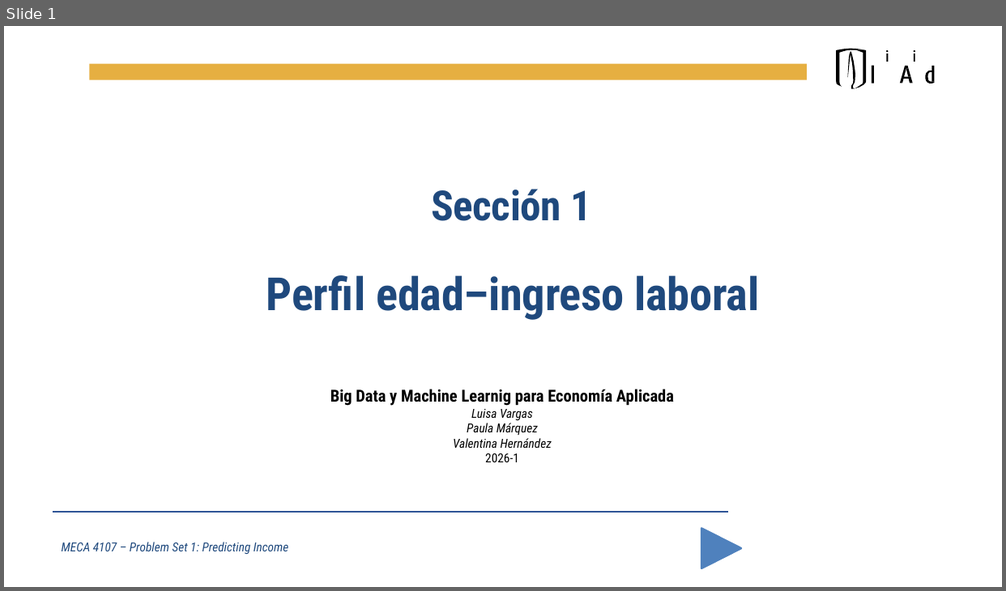
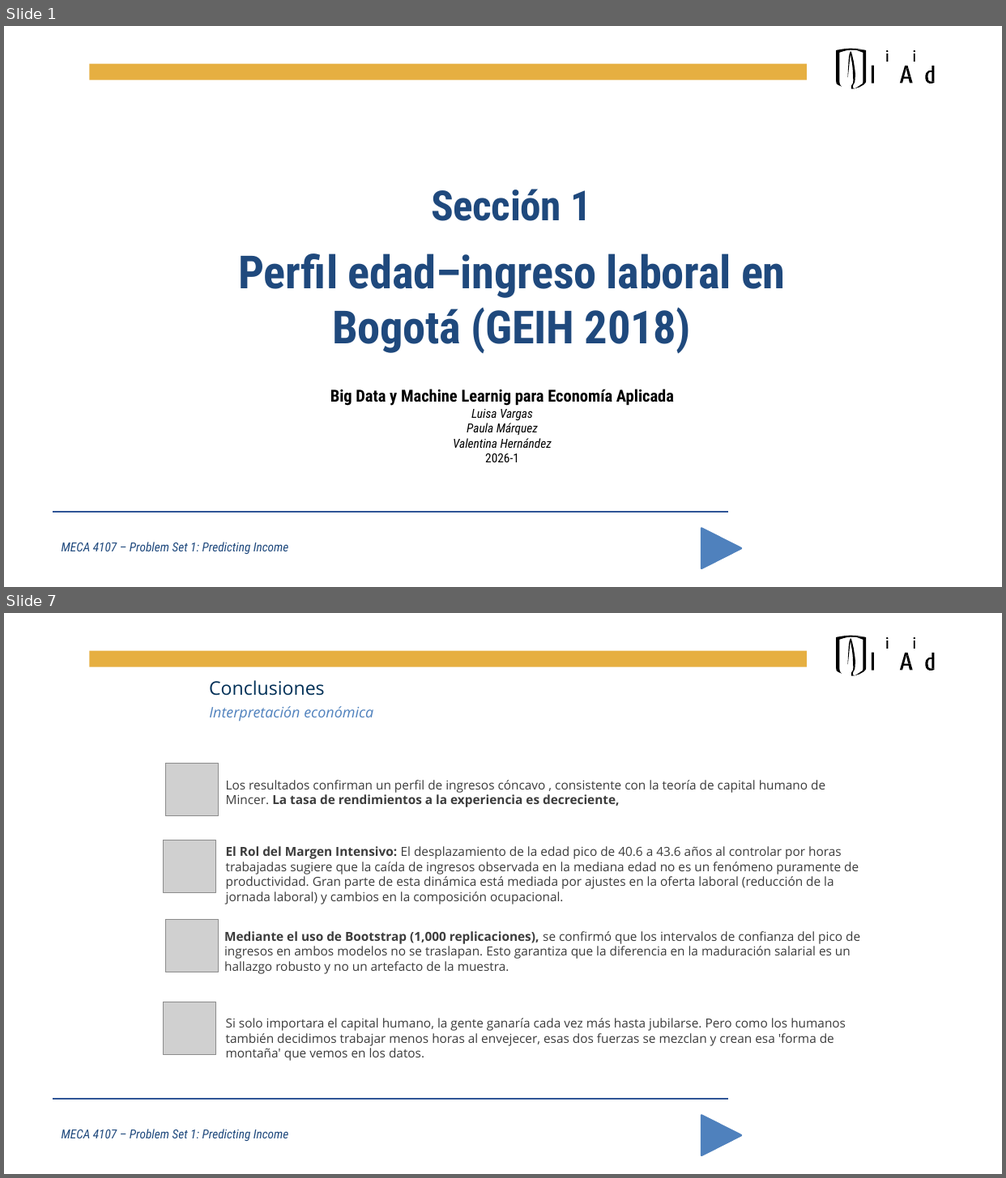
Before and after one commit to Lu2304/Taller-1, a slide deck: 01_section1_age_profile.pptx. Shown one above the other, each under a label of ours: slide 1 before the commit, slides 1 and 7 after it; the slides between them are not shown. The pictures are 1006x591 and 1006x1178 pixels, drawn with LibreOffice and Linux fonts; fonts in the diff are those of the drawing; grey boxes stand for pictures; background and template pictures are left out. Boxes give left, top, right and bottom in pixels: in the first picture for what was removed or moved away, otherwise in the second. Text is boxed around its words. In the diff, an @@ line names an element or a change of style, - is before the commit and + after.

```diff
--- a/01_section1_age_profile.pptx
+++ b/01_section1_age_profile.pptx
@@ slide 7 added at box(4, 613, 1002, 1174), background picture (left out); not listed: 2 template elements that a slide beside it also shows @@
@@ group added at box(808, 636, 1002, 692): 6 freeform shapes, 1 rectangle @@
@@ text added at box(209, 680, 325, 696), 18 pt, text #003057 @@
+Conclusiones
@@ text added at box(209, 706, 373, 722), 14 pt, text #4F81BD, italic @@
+Interpretación económica
@@ picture added at box(166, 764, 219, 816) @@
@@ text added at box(226, 780, 825, 807), 12 pt, text #3C3C3C @@
+Los resultados confirman un perfil de ingresos cóncavo , consistente con la teoría de capital humano de Mincer. La tasa de rendimientos a la experiencia es decreciente,
@@ picture added at box(163, 840, 216, 893) @@
@@ text added at box(226, 846, 859, 905), 12 pt, text #3C3C3C @@
+El Rol del Margen Intensivo: El desplazamiento de la edad pico de 40.6 a 43.6 años al controlar por horas trabajadas sugiere que la caída de ingresos observada en la mediana edad no es un fenómeno puramente de productividad. Gran parte de esta dinámica está mediada por ajustes en la oferta laboral (reducción de la jornada laboral) y cambios en la composición ocupacional.
@@ picture added at box(166, 920, 219, 973) @@
@@ text added at box(224, 931, 860, 974), 12 pt, text #3C3C3C @@
+Mediante el uso de Bootstrap (1,000 replicaciones), se confirmó que los intervalos de confianza del pico de ingresos en ambos modelos no se traslapan. Esto garantiza que la diferencia en la maduración salarial es un hallazgo robusto y no un artefacto de la muestra.
@@ picture added at box(164, 1003, 216, 1055) @@
@@ text added at box(226, 1018, 846, 1061), 12 pt, text #3C3C3C @@
+Si solo importara el capital humano, la gente ganaría cada vez más hasta jubilarse. Pero como los humanos también decidimos trabajar menos horas al envejecer, esas dos fuerzas se mezclan y crean esa 'forma de montaña' que vemos en los datos.
@@ group added at box(54, 1105, 747, 1169): 2 rectangles, 1 text, 1 triangle @@
+MECA 4107 – Problem Set 1: Predicting Income
@@ slide 1 changed as well @@
@@ text at box(238, 254, 786, 354): text changed @@
-Perfil edad–ingreso laboral
+Perfil edad–ingreso laboral en Bogotá (GEIH 2018)
```
Also in this commit, not shown: 5 other slides added, 2 other files.
